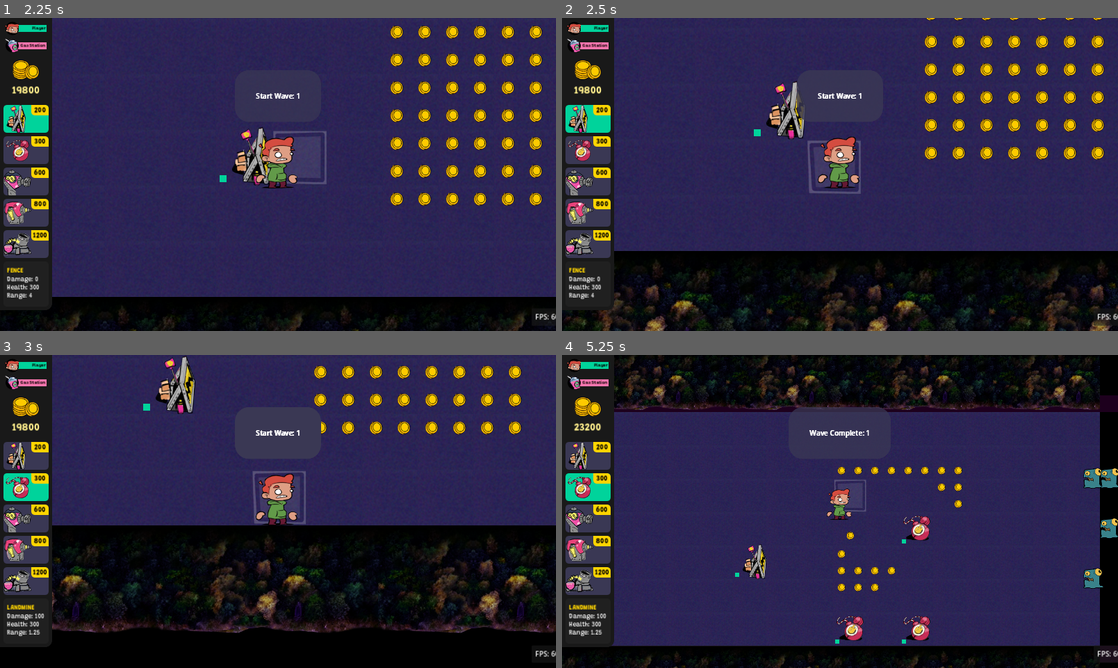
Above: before the commit, frames 1-4 (two rows, left to right).
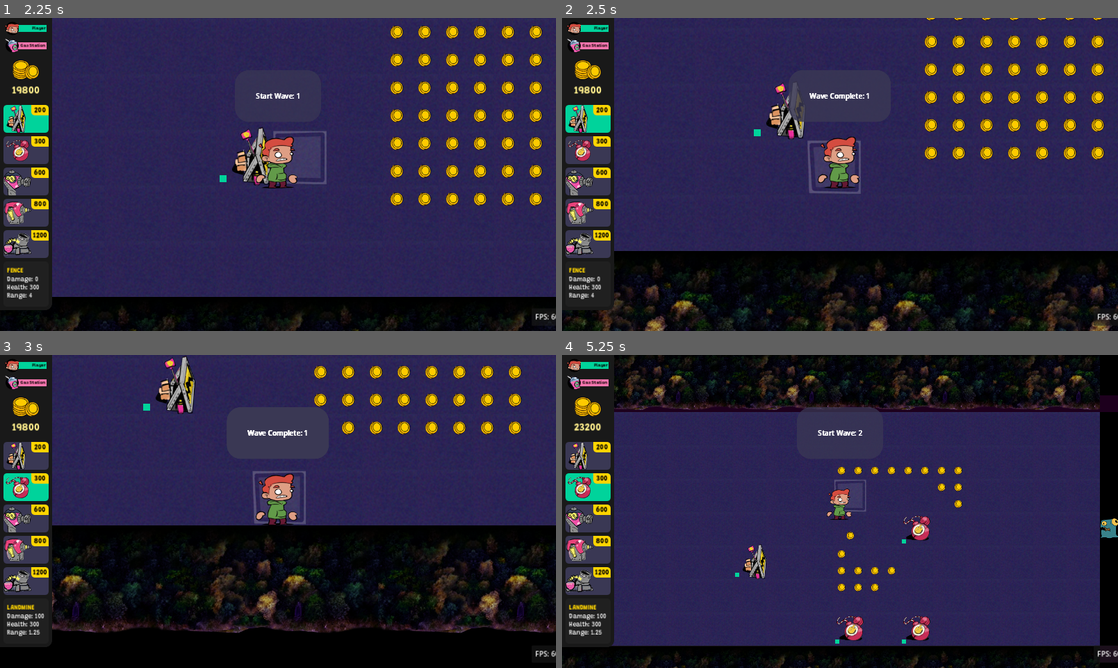
Above: after the commit, the same moments.

Repository: Slushie-Defense/Slushie
Game: Godot game, scene res://UserInterface/SplashScreen/SplashScreen.tscn
The game is run twice, just before and just after one commit, with the same random seed, the same clock (stepped at 60 frames per second) and the same inputs. Sound files missing from this copy of the repository are replaced by a short silence.
Inputs:
- Up to frame 1 (2.25 s): click "Start" at 0.5 s; tap Enter (StartButton) at 1.25 s; hold Right (RightButton) 1.28-2.03 s; hold Shift (ActionButton) 1.28-2.03 s; hold Down (DownButton) from 2.03 s (still down); tap Shift (ActionButton) at 2.1 s
- Up to frame 2 (2.5 s): keep holding Down (DownButton)
- Up to frame 3 (3 s): release Down (DownButton) at 2.78 s; hold Right (RightButton) from 2.78 s (still down); hold E (SelectItemButton) from 2.78 s (still down)
- Up to frame 4 (5.25 s): tap Shift (ActionButton) at 3.05, 3.8, 4.55 s; release Right (RightButton) at 3.53 s; release E (SelectItemButton) at 3.53 s; hold Up (UpButton) 3.53-4.28 s; tap Enter (StartButton) at 3.6 s; hold = (ZoomIn) 4.28-5.03 s; hold Left (LeftButton) from 4.28 s (still down); tap - (ZoomOut) at 5.1 s

Frame 1 is identical in both runs. In frame 2, 0.3% of the frame differs, in the area x 40-56%, y 20-34%; in frame 3, 0.2%; in frame 4, 0.7%, in the area x 41-100%, y 16-75%.

Commit message:
Example Waves

Diff:
--- /dev/null
+++ b/Entities/Managers/WaveManager/Waves/Wave1.tres
@@ -0,0 +1,24 @@
+[gd_resource type="Resource" script_class="Wave" load_steps=4 format=3 uid="uid://df1kqs6hna3g6"]
+
+[ext_resource type="Script" path="res://Entities/Managers/WaveManager/GroupSpawn.gd" id="1_4kikn"]
+[ext_resource type="Script" path="res://Entities/Managers/WaveManager/Wave.gd" id="1_73vd8"]
+
+[sub_resource type="Resource" id="Resource_epned"]
+script = ExtResource("1_4kikn")
+basic = 1
+grunt = 0
+spitter = 0
+tank = 0
+floater = 0
+group_delay_time = 0.5
+spawn_delay_time = 0.5
+spawn_method = 1
+
+[resource]
+script = ExtResource("1_73vd8")
+top_portal = false
+middle_top_portal = false
+middle_portal = true
+middle_bottom_portal = false
+bottom_portal = false
+enemy_group_list = Array[ExtResource("1_4kikn")]([SubResource("Resource_epned")])
--- /dev/null
+++ b/Entities/Managers/WaveManager/Waves/Wave2.tres
@@ -0,0 +1,24 @@
+[gd_resource type="Resource" script_class="Wave" load_steps=4 format=3 uid="uid://dllntvbnjdyqh"]
+
+[ext_resource type="Script" path="res://Entities/Managers/WaveManager/GroupSpawn.gd" id="1_3vwhc"]
+[ext_resource type="Script" path="res://Entities/Managers/WaveManager/Wave.gd" id="2_glnl6"]
+
+[sub_resource type="Resource" id="Resource_epned"]
+script = ExtResource("1_3vwhc")
+basic = 4
+grunt = 0
+spitter = 0
+tank = 0
+floater = 0
+group_delay_time = 0.5
+spawn_delay_time = 0.5
+spawn_method = 1
+
+[resource]
+script = ExtResource("2_glnl6")
+top_portal = false
+middle_top_portal = true
+middle_portal = true
+middle_bottom_portal = true
+bottom_portal = false
+enemy_group_list = Array[ExtResource("1_3vwhc")]([SubResource("Resource_epned")])
--- a/Levels/Level1.tscn
+++ b/Levels/Level1.tscn
@@ -1,67 +1,16 @@
-[gd_scene load_steps=18 format=3 uid="uid://chejjmfnqqb3"]
+[gd_scene load_steps=13 format=3 uid="uid://chejjmfnqqb3"]
 
 [ext_resource type="PackedScene" uid="uid://d05a21782kpoa" path="res://Entities/Camera/Camera.tscn" id="1_0xhkv"]
 [ext_resource type="PackedScene" uid="uid://bj2450c708xsx" path="res://Entities/Player/Player.tscn" id="1_46qfd"]
 [ext_resource type="PackedScene" uid="uid://d1vyrdmd23lcq" path="res://Entities/Portals/Portal.tscn" id="1_76lsd"]
 [ext_resource type="PackedScene" uid="uid://d1iguupefij64" path="res://Entities/Managers/WaveManager/WaveManager.tscn" id="1_cqx0q"]
 [ext_resource type="PackedScene" uid="uid://bb541y6133q8o" path="res://Entities/Environment/GroundTexture.tscn" id="1_xivym"]
-[ext_resource type="Script" path="res://Entities/Managers/WaveManager/GroupSpawn.gd" id="2_jxhn7"]
-[ext_resource type="Script" path="res://Entities/Managers/WaveManager/Wave.gd" id="2_lo4u0"]
+[ext_resource type="Resource" uid="uid://df1kqs6hna3g6" path="res://Entities/Managers/WaveManager/Waves/Wave1.tres" id="2_rq2um"]
+[ext_resource type="Resource" uid="uid://dllntvbnjdyqh" path="res://Entities/Managers/WaveManager/Waves/Wave2.tres" id="3_7woyg"]
 [ext_resource type="Script" path="res://Utilities/VisiblePolygon2DColliders.gd" id="4_4bbal"]
 [ext_resource type="PackedScene" uid="uid://thui7p52g4o6" path="res://Entities/GasStation/GasStation.tscn" id="5_0xu7d"]
 [ext_resource type="PackedScene" uid="uid://umxdc1nk56g1" path="res://Entities/Environment/TreesTexture.tscn" id="7_jvtud"]
 [ext_resource type="PackedScene" uid="uid://m85u2pije2ka" path="res://Entities/Coin/CoinSpawner.tscn" id="11_cched"]
-
-[sub_resource type="Resource" id="Resource_m6f12"]
-script = ExtResource("2_jxhn7")
-basic = 5
-grunt = 0
-spitter = 0
-tank = 0
-floater = 0
-group_delay_time = 0.5
-spawn_delay_time = 0.5
-spawn_method = 0
-
-[sub_resource type="Resource" id="Resource_x33yq"]
-script = ExtResource("2_jxhn7")
-basic = 0
-grunt = 0
-spitter = 0
-tank = 0
-floater = 5
-group_delay_time = 0.5
-spawn_delay_time = 0.5
-spawn_method = 0
-
-[sub_resource type="Resource" id="Resource_iflx8"]
-script = ExtResource("2_lo4u0")
-top_portal = false
-middle_top_portal = true
-middle_portal = true
-middle_bottom_portal = true
-bottom_portal = false
-enemy_group_list = Array[ExtResource("2_jxhn7")]([SubResource("Resource_m6f12"), SubResource("Resource_x33yq")])
-
-[sub_resource type="Resource" id="Resource_l5qdc"]
-script = ExtResource("2_jxhn7")
-basic = 0
-grunt = 0
-spitter = 0
-tank = 1
-floater = 0
-group_delay_time = 0.5
-spawn_delay_time = 0.5
-spawn_method = 1
-
-[sub_resource type="Resource" id="Resource_8j6p3"]
-script = ExtResource("2_lo4u0")
-top_portal = false
-middle_top_portal = false
-middle_portal = true
-middle_bottom_portal = false
-bottom_portal = false
-enemy_group_list = Array[ExtResource("2_jxhn7")]([SubResource("Resource_l5qdc")])
 
 [sub_resource type="RectangleShape2D" id="RectangleShape2D_y2vj4"]
 size = Vector2(96, 1024)
@@ -69,7 +18,7 @@
 [node name="Level1" type="Node2D"]
 
 [node name="WaveManager" parent="." instance=ExtResource("1_cqx0q")]
-waves = Array[ExtResource("2_lo4u0")]([SubResource("Resource_iflx8"), SubResource("Resource_8j6p3")])
+waves = Array[Resource("res://Entities/Managers/WaveManager/Wave.gd")]([ExtResource("2_rq2um"), ExtResource("3_7woyg")])
 
 [node name="GroundTexture" parent="." instance=ExtResource("1_xivym")]
 offset_right = 0.0
